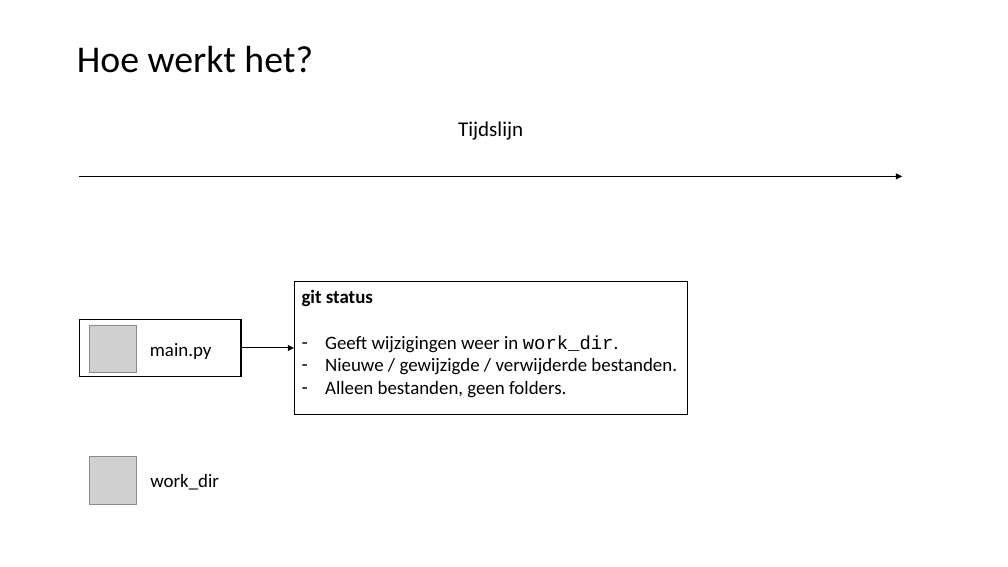
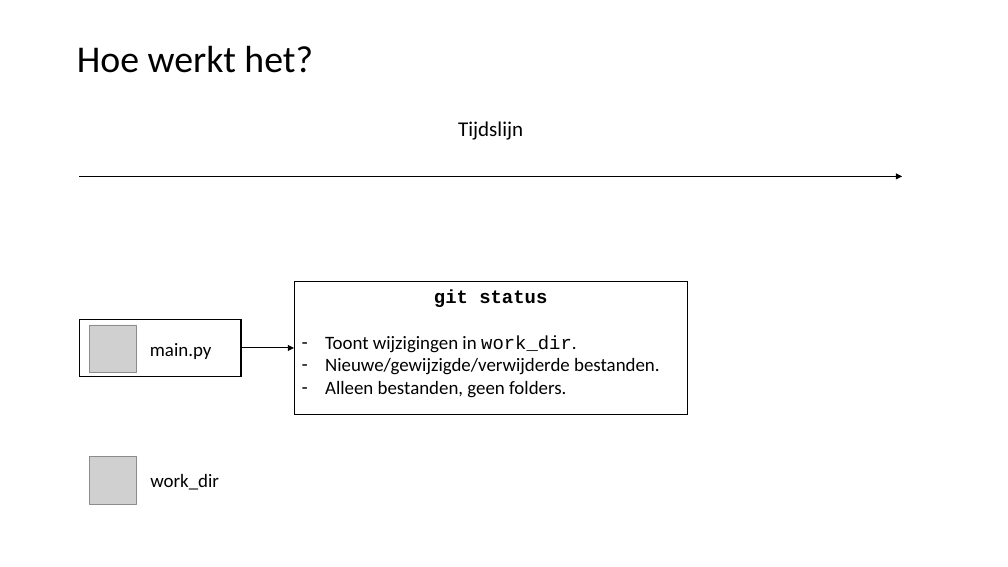
Before and after one commit to LFKoning/knowledge-sharing, a slide deck: slide 7 of git_course/1_basics/git_basic.pptx (slide 6 before the commit). Drawn at 1008x567 pixels with LibreOffice and Linux fonts; fonts in the diff are those of the drawing; grey boxes stand for pictures. Boxes give left, top, right and bottom in pixels: in the first picture for what was removed or moved away, otherwise in the second. Text is boxed around its words. In the diff, an @@ line names an element or a change of style, - is before the commit and + after.

```diff
--- a/git_course/1_basics/git_basic.pptx
+++ b/git_course/1_basics/git_basic.pptx
@@ text in rectangle at (434, 290, 547, 307): font Calibri to Courier New in "git status"; alignment left to centre @@
@@ text in rectangle at (325, 336, 660, 375): text changed @@
-– Geeft wijzigingen weer in work_dir.
-– Nieuwe / gewijzigde / verwijderde bestanden.
+– Toont wijzigingen in work_dir.
+– Nieuwe/gewijzigde/verwijderde bestanden.
```
Also in this commit, not shown: 40 other slides changed, 10 slides added, 2 other files.
